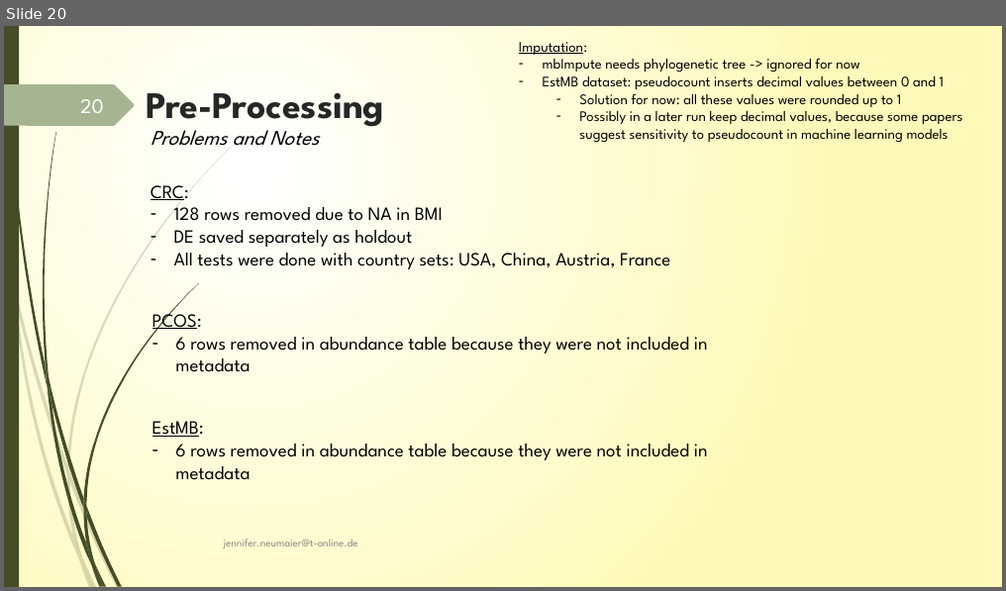
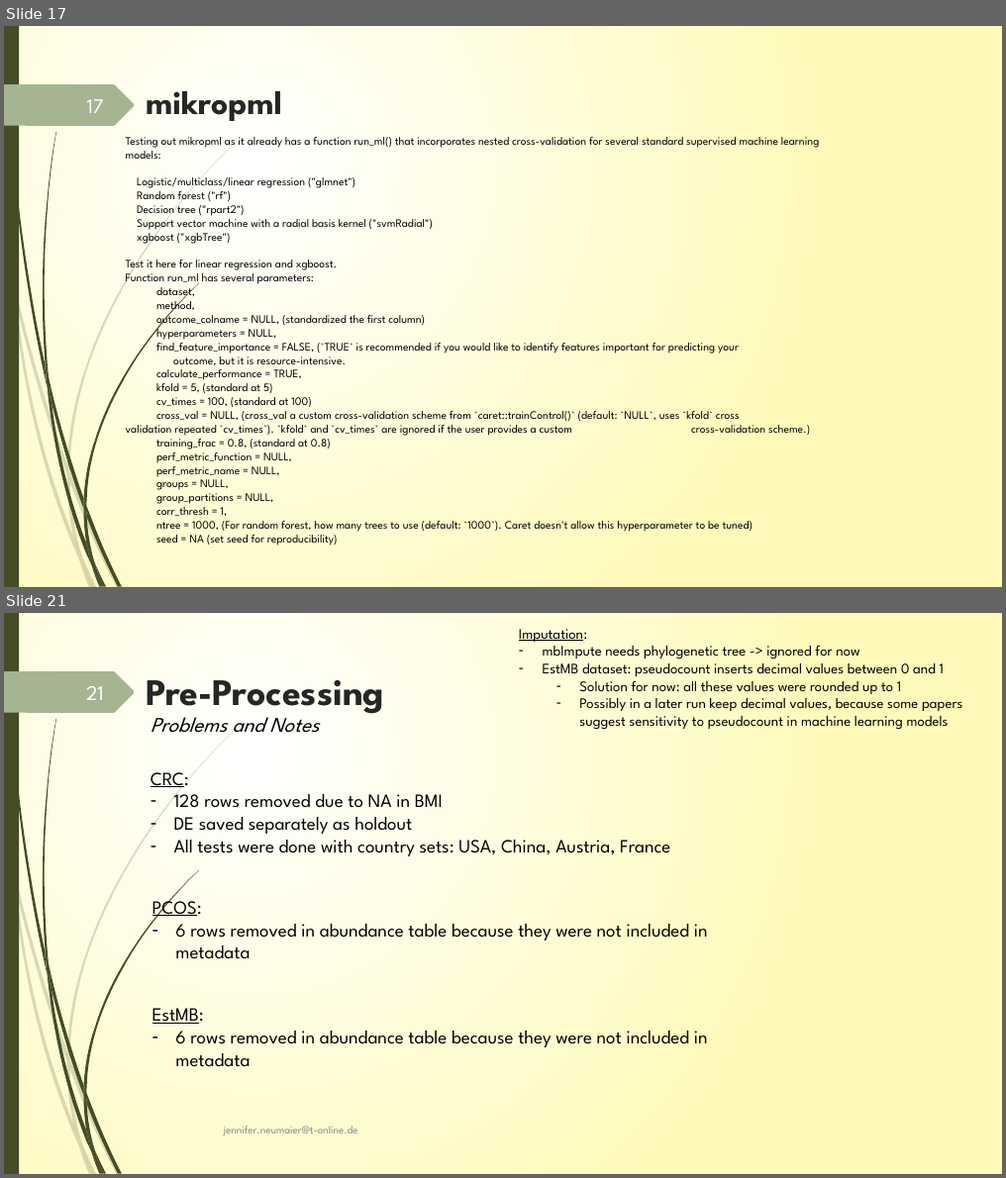
Before and after one commit to JenniferNeumaier/ml_coda, a slide deck: doc/Project_structure_notes.pptx. Shown one above the other, each under a label of ours: slide 20 before the commit, slides 17 and 21 after it; the slides between them are not shown. The pictures are 1006x591 and 1006x1178 pixels, drawn with LibreOffice and Linux fonts; fonts in the diff are those of the drawing. Boxes give left, top, right and bottom in pixels: in the first picture for what was removed or moved away, otherwise in the second. Text is boxed around its words. In the diff, an @@ line names an element or a change of style, - is before the commit and + after.

Commit message:
updated presentation

```diff
--- a/doc/Project_structure_notes.pptx
+++ b/doc/Project_structure_notes.pptx
@@ slide 17 added at (x1=4, y1=26, x2=1002, y2=587), background gradient #FFFFFF to #FFFABB; not listed: 24 template elements that a slide beside it also shows @@
@@ page number added at (x1=87, y1=99, x2=104, y2=113), 20 pt, text #FEFFFF @@
+17
@@ title added at (x1=146, y1=91, x2=282, y2=121), 32 pt, text #262626, bold @@
+mikropml
@@ text added at (x1=126, y1=137, x2=819, y2=546), 11 pt, text #000000 @@
+Testing out mikropml as it already has a function run_ml() that incorporates nested cross-validation for several standard supervised machine learning models:
+Logistic/multiclass/linear regression ("glmnet")
+Random forest ("rf")
+Decision tree ("rpart2")
+Support vector machine with a radial basis kernel ("svmRadial")
+xgboost ("xgbTree")
+Test it here for linear regression and xgboost.
+Function run_ml has several parameters:
+dataset,
+method,
+outcome_colname = NULL, (standardized the first column)
+hyperparameters = NULL,
+find_feature_importance = FALSE, (`TRUE` is recommended if you would like to identify features important for predicting your outcome, but it is resource-intensive.
+calculate_performance = TRUE,
+kfold = 5, (standard at 5)
+cv_times = 100, (standard at 100)
+cross_val = NULL, (cross_val a custom cross-validation scheme from `caret::trainControl()` (default: `NULL`, uses `kfold` cross validation repeated `cv_times`). `kfold` and `cv_times` are ignored if the user provides a custom cross-validation scheme.)
+training_frac = 0.8, (standard at 0.8)
+perf_metric_function = NULL,
+perf_metric_name = NULL,
+groups = NULL,
+group_partitions = NULL,
+corr_thresh = 1,
+ntree = 1000, (For random forest, how many trees to use (default: `1000`). Caret doesn't allow this hyperparameter to be tuned)
+seed = NA (set seed for reproducibility)
@@ what was slide 20 is now slide 21 @@
@@ page number at (x1=86, y1=686, x2=104, y2=700): text changed @@
-20
+21
```
Also in this commit, not shown: 18 slides changed, 1 other slide added, 1 slide removed.
